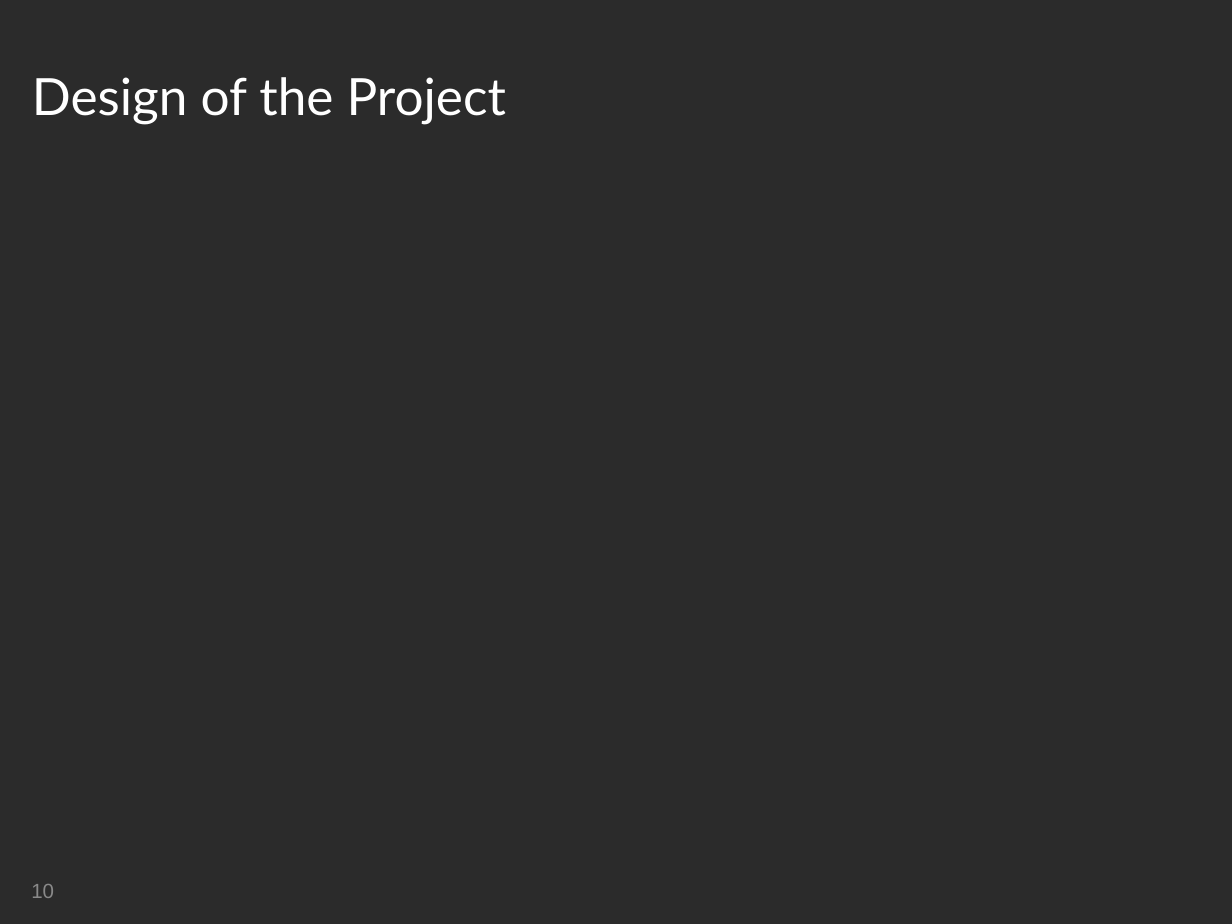
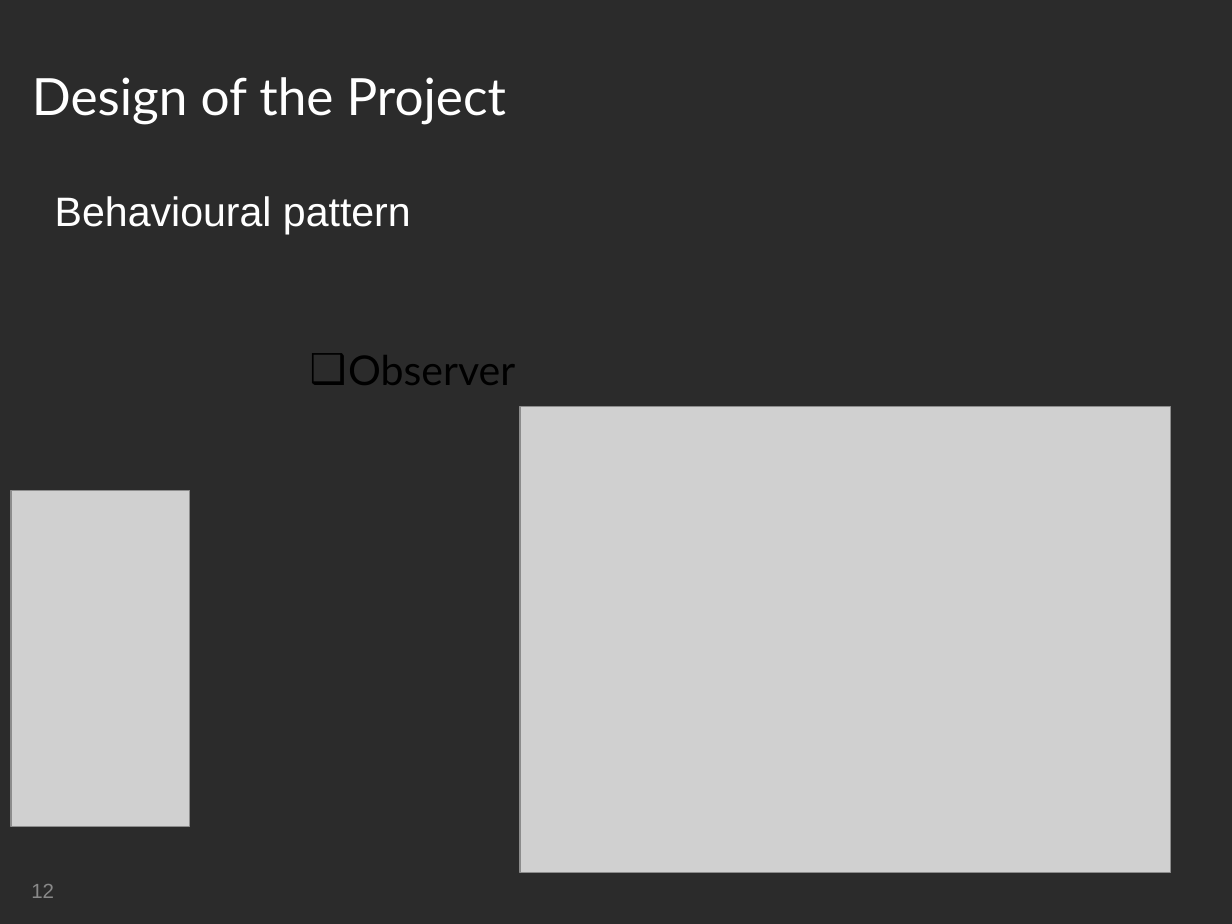
Before and after one commit to MissNanLankwtosh/mateuszgolabc, a slide deck: slide 12 of Presentation/Group Presentation - Kuba.ppt (slide 10 before the commit). Drawn at 1232x924 pixels with LibreOffice and Linux fonts; fonts in the diff are those of the drawing; grey boxes stand for pictures; background and template pictures are left out; a plain dark background stands for a picture behind light text. Boxes give left, top, right and bottom in pixels: in the first picture for what was removed or moved away, otherwise in the second. Text is boxed around its words. In the diff, an @@ line names an element or a change of style, - is before the commit and + after.

```diff
--- a/Presentation/Group Presentation - Kuba.ppt
+++ b/Presentation/Group Presentation - Kuba.ppt
@@ text added at (x1=55, y1=196, x2=411, y2=234), 24 pt, text #FFFFFF @@
+Behavioural pattern
@@ text added at (x1=348, y1=355, x2=515, y2=385), 24 pt, text #000000 @@
+❑ Observer
@@ picture added at (x1=520, y1=407, x2=1170, y2=872) @@
@@ picture added at (x1=11, y1=490, x2=190, y2=827) @@
@@ page number at (x1=31, y1=884, x2=54, y2=898): text changed @@
-10
+12
```
Also in this commit, not shown: 5 other slides changed, 9 slides added, 8 slides removed, 3 other files.
